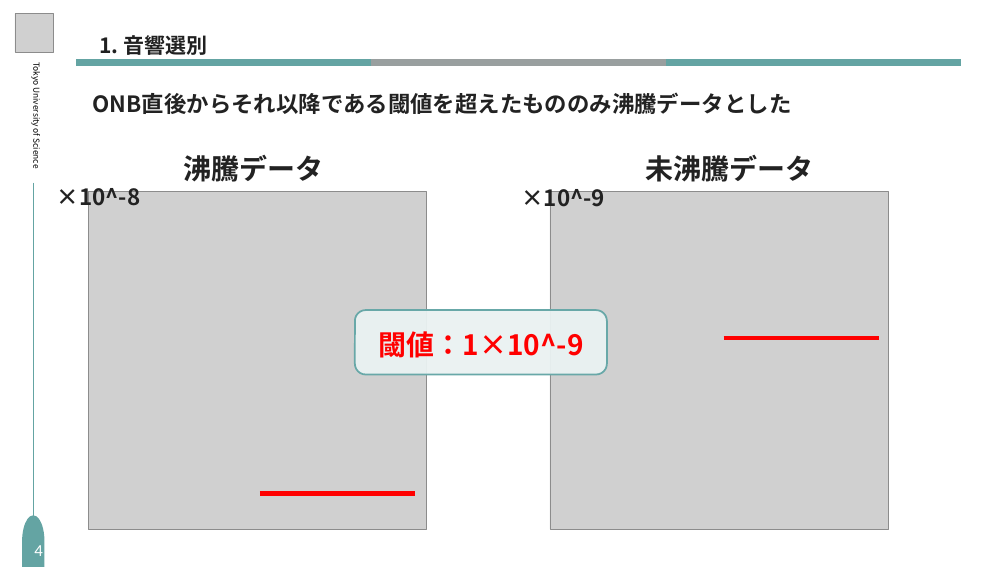
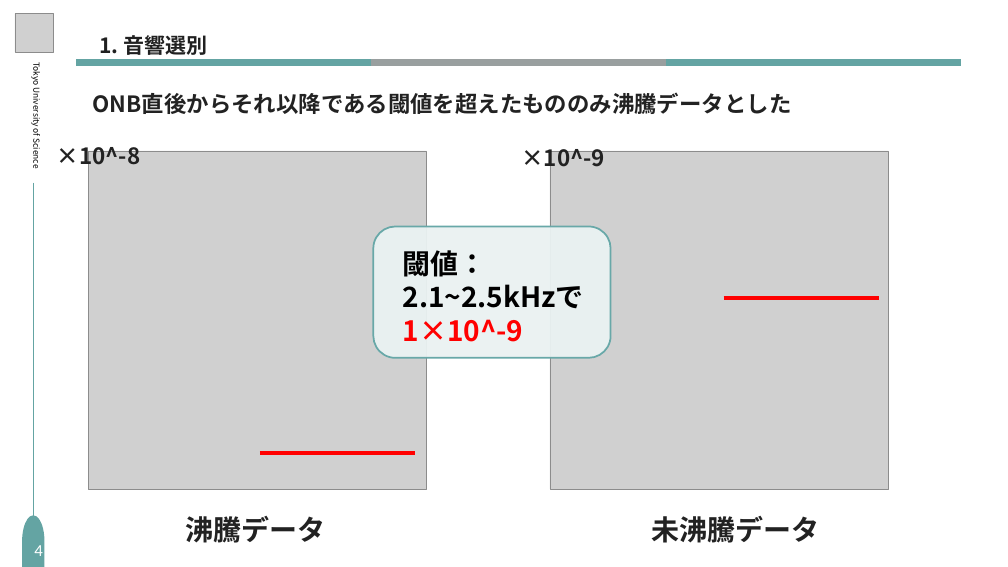
Before and after one commit to S-Riku-tus/university_research, a slide deck: slide 4 of 研究進捗報告/2026/918（研究計画発表）/研究進捗_柴崎陸_0918.pptx. Drawn at 1008x567 pixels with LibreOffice and Linux fonts; fonts in the diff are those of the drawing; grey boxes stand for pictures. Boxes give left, top, right and bottom in pixels: in the first picture for what was removed or moved away, otherwise in the second. Text is boxed around its words. In the diff, an @@ line names an element or a change of style, - is before the commit and + after.

```diff
--- a/研究進捗報告/2026/918（研究計画発表）/研究進捗_柴崎陸_0918.pptx
+++ b/研究進捗報告/2026/918（研究計画発表）/研究進捗_柴崎陸_0918.pptx
@@ rounded rectangle: place and size @@
-rounded rectangle at (355, 310, 607, 374)
+rounded rectangle at (373, 226, 611, 358)
@@ text at (403, 250, 584, 342): text changed; text colour #FF0000 to #000000 @@
-閾値：1×10^-9
+閾値：
+2.1~2.5kHzで
+1×10^-9
@@ 2 pictures, 2 texts, 2 lines: place and size @@
-2 pictures, 2 texts, 2 lines at (57, 182, 888, 529)
+2 pictures, 2 texts, 2 lines at (57, 142, 888, 489)
@@ text "沸騰データ": place and size @@
-text "沸騰データ" at (184, 155, 324, 182)
+text "沸騰データ" at (186, 516, 326, 543)
@@ text "未沸騰データ": place and size @@
-text "未沸騰データ" at (645, 155, 813, 182)
+text "未沸騰データ" at (652, 516, 820, 543)
```
Also in this commit, not shown: 3 other slides changed, 3 slides added, 4 slides removed.
